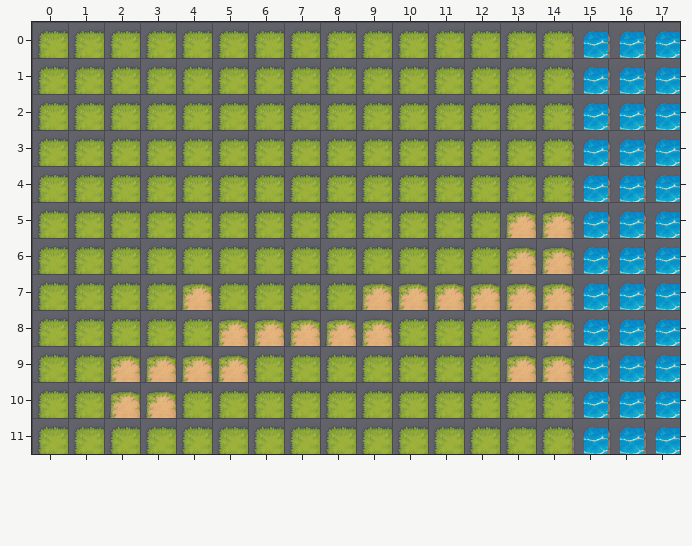
Tiled map: maps/glowglade_grove.tmx. The picture above was drawn from the file before the commit.
Cells are 56x56 px. Shown: x 0..17, y 0..11.
The same view after the edit:
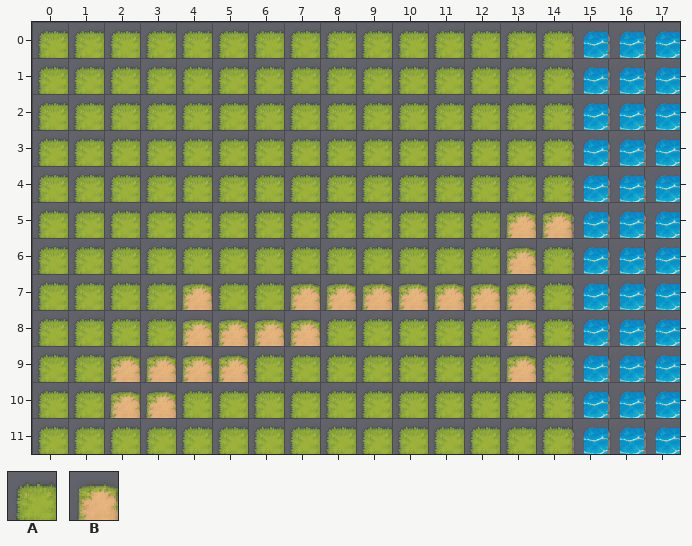
Key: from "MistIsleTerrain": A 0, B 12.
_ is an empty cell.
See-through tiles are keyed as they look on the map.
Commit: Shape the grove into a narrow trail with small side clearings
The edit:
{"where": "layer \"Ground\""}
{"y":6,"x":14,"old":"B","new":"A"}
{"y":7,"x":7,"old":"AA","new":"BB"}
{"y":7,"x":14,"old":"B","new":"A"}
{"y":8,"x":4,"old":"A","new":"B"}
{"y":8,"x":8,"old":"BB","new":"AA"}
{"y":8,"x":14,"old":"B","new":"A"}
{"y":9,"x":14,"old":"B","new":"A"}
{"label":"changed","picture_box":[541,246,572,382]}
{"label":"changed","picture_box":[289,282,392,346]}
{"label":"changed","picture_box":[181,318,212,346]}
